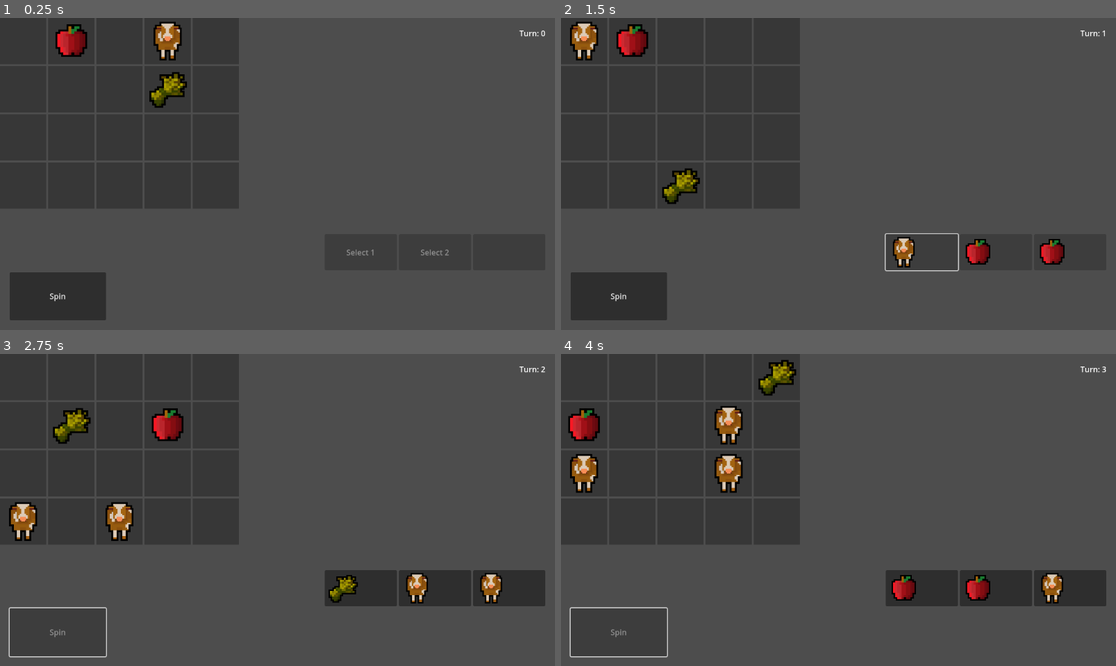
Above: before the commit, frames 1-4 (two rows, left to right).
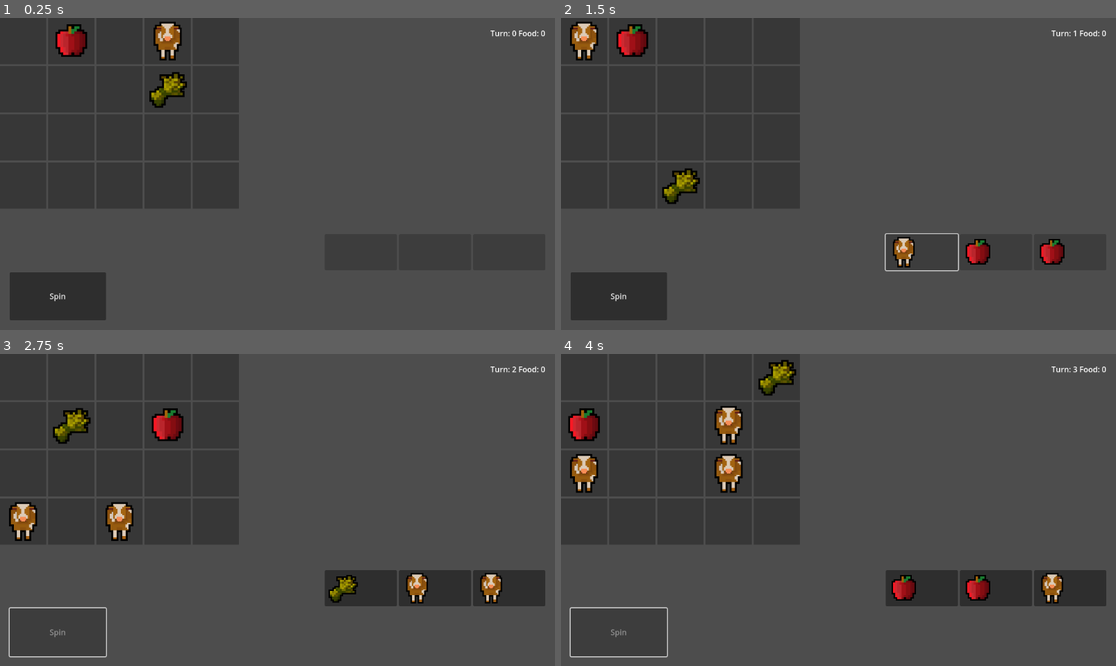
Above: after the commit, the same moments.

Repository: evian-christ/hian-godot-port
Game: Godot game, scene res://Game.tscn
The game is run twice, just before and just after one commit, with the same random seed, the same clock (stepped at 60 frames per second) and the same inputs.
Inputs (mouse positions are in pixels of both pictures, inside the frame that each line leads up to):
- Up to frame 1 (0.25 s): no input
- Up to frame 2 (1.5 s): click "Spin" at 0.5 s; click (921, 252) at 1.25 s
- Up to frame 3 (2.75 s): click "Spin" at 2 s
- Up to frame 4 (4 s): click (993, 588) at 2.75 s; click "Spin" at 3.5 s

The runs differ from the first frame. In frame 1, 0.2% of the frame differs, in the area x 62-99%, y 4-77%; in frame 2, less than 0.1%; in frame 3, less than 0.1%; in frame 4, less than 0.1%.

Commit message:
fix: Resolve parser errors and reset food mechanism to 0

Diff:
--- a/hian/Game.gd
+++ b/hian/Game.gd
@@ -26,10 +26,12 @@
 	var available_slots = game_board.get_children()
 	available_slots.shuffle()
 
+	var placed_symbols: Array[SymbolData] = []
 	for i in range(min(symbols_to_place.size(), available_slots.size())):
 		var symbol_data = symbols_to_place[i]
 		var target_slot = available_slots[i]
 		target_slot.set_symbol(symbol_data)
+		placed_symbols.append(symbol_data)
 
 func _on_ui_spin_requested():
 	GameManager.turn += 1
--- a/hian/GameManager.gd
+++ b/hian/GameManager.gd
@@ -1,6 +1,7 @@
 extends Node
 
 var turn = 0
+var total_food = 0
 
 # 플레이어가 소유한 초기 심볼 목록 (테스트용)
 var initial_symbols: Array[SymbolData] = [
--- a/hian/SymbolData.gd
+++ b/hian/SymbolData.gd
@@ -9,6 +9,7 @@
 @export var symbol_name: String = ""
 @export var rarity: Rarity = Rarity.COMMON
 @export var texture: Texture2D
+@export var base_food: int = 0
 
 # 심볼에 대한 설명
 @export_multiline var description: String = ""
--- a/hian/UI.gd
+++ b/hian/UI.gd
@@ -4,6 +4,7 @@
 signal symbol_selected(symbol_data)
 
 @onready var turn_label = $MarginContainer/VBoxContainer/TopRow/TurnLabel
+@onready var food_label = $MarginContainer/VBoxContainer/TopRow/FoodLabel
 @onready var select_button_1 = $MarginContainer/VBoxContainer/BottomRow/SelectButton1
 @onready var select_button_2 = $MarginContainer/VBoxContainer/BottomRow/SelectButton2
 @onready var select_button_3 = $MarginContainer/VBoxContainer/BottomRow/SelectButton3
@@ -20,6 +21,7 @@
 
 func _process(delta):
 	turn_label.text = "Turn: " + str(GameManager.turn)
+	food_label.text = "Food: " + str(GameManager.total_food)
 
 func _on_spin_button_pressed():
 	spin_requested.emit()
--- a/hian/UI.tscn
+++ b/hian/UI.tscn
@@ -30,6 +30,10 @@
 layout_mode = 2
 text = "Turn: 0"
 
+[node name="FoodLabel" type="Label" parent="MarginContainer/VBoxContainer/TopRow"]
+layout_mode = 2
+text = "Food: 0"
+
 [node name="Spacer" type="Control" parent="MarginContainer/VBoxContainer"]
 layout_mode = 2
 size_flags_vertical = 3
@@ -46,7 +50,7 @@
 [node name="SelectButton1" type="Button" parent="MarginContainer/VBoxContainer/BottomRow"]
 custom_minimum_size = Vector2(150, 75)
 layout_mode = 2
-text = "Select 1"
+text = ""
 disabled = true
 
 [node name="TextureRect1" type="TextureRect" parent="MarginContainer/VBoxContainer/BottomRow/SelectButton1"]
@@ -62,7 +66,7 @@
 [node name="SelectButton2" type="Button" parent="MarginContainer/VBoxContainer/BottomRow"]
 custom_minimum_size = Vector2(150, 75)
 layout_mode = 2
-text = "Select 2"
+text = ""
 disabled = true
 
 [node name="TextureRect2" type="TextureRect" parent="MarginContainer/VBoxContainer/BottomRow/SelectButton2"]
--- a/hian/resources/symbols/cow.tres
+++ b/hian/resources/symbols/cow.tres
@@ -1,4 +1,4 @@
-[gd_resource type="Resource" load_steps=3 format=3 uid="uid://bb3jhbf2gm3fv"]
+[gd_resource type="Resource" script_class="SymbolData" load_steps=3 format=3 uid="uid://bb3jhbf2gm3fv"]
 
 [ext_resource type="Script" uid="uid://8dmoodsiqbxe" path="res://SymbolData.gd" id="1_cow"]
 [ext_resource type="Texture2D" uid="uid://dex0i1i3c5eb3" path="res://resources/symbols/sprites/7067e39f-a159-4850-b384-ca5110e55ff3.png" id="2_hwsg0"]
@@ -9,4 +9,5 @@
 symbol_name = "Cow"
 rarity = 1
 texture = ExtResource("2_hwsg0")
+base_food = 3
 description = "Provides a good amount of food and can be a source of other resources."
--- a/hian/resources/symbols/fruits.tres
+++ b/hian/resources/symbols/fruits.tres
@@ -1,4 +1,4 @@
-[gd_resource type="Resource" load_steps=3 format=3 uid="uid://djm214t26hnuy"]
+[gd_resource type="Resource" script_class="SymbolData" load_steps=3 format=3 uid="uid://djm214t26hnuy"]
 
 [ext_resource type="Script" uid="uid://8dmoodsiqbxe" path="res://SymbolData.gd" id="1_fruit"]
 [ext_resource type="Texture2D" uid="uid://duat8x4khy3qp" path="res://resources/symbols/sprites/d2a3db48-c0bf-419f-80a4-50004de95f30.png" id="2_hbbco"]
@@ -9,4 +9,5 @@
 symbol_name = "Fruits"
 rarity = 0
 texture = ExtResource("2_hbbco")
+base_food = 1
 description = "A basic source of food."
--- a/hian/resources/symbols/wheat.tres
+++ b/hian/resources/symbols/wheat.tres
@@ -1,4 +1,4 @@
-[gd_resource type="Resource" load_steps=3 format=3 uid="uid://cdrftcxkfgn8h"]
+[gd_resource type="Resource" script_class="SymbolData" load_steps=3 format=3 uid="uid://cdrftcxkfgn8h"]
 
 [ext_resource type="Script" uid="uid://8dmoodsiqbxe" path="res://SymbolData.gd" id="1_wheat"]
 [ext_resource type="Texture2D" uid="uid://cfbc7v7tvkj8t" path="res://resources/symbols/sprites/c5e259b5-b39b-4d98-8e66-cda3de45a921.png" id="2_v4eoa"]
@@ -9,4 +9,5 @@
 symbol_name = "Wheat"
 rarity = 0
 texture = ExtResource("2_v4eoa")
+base_food = 2
 description = "A staple crop that provides sustenance."
